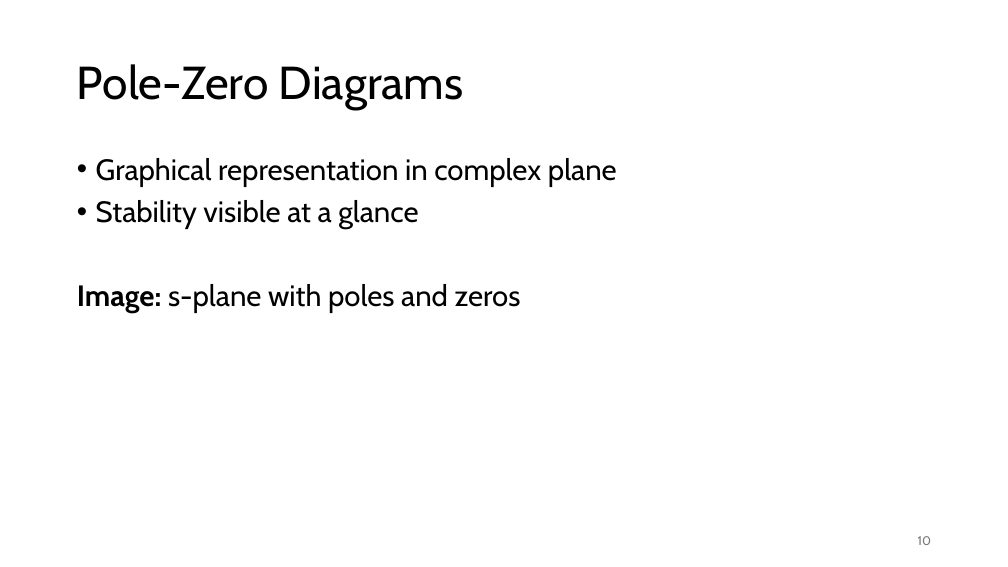
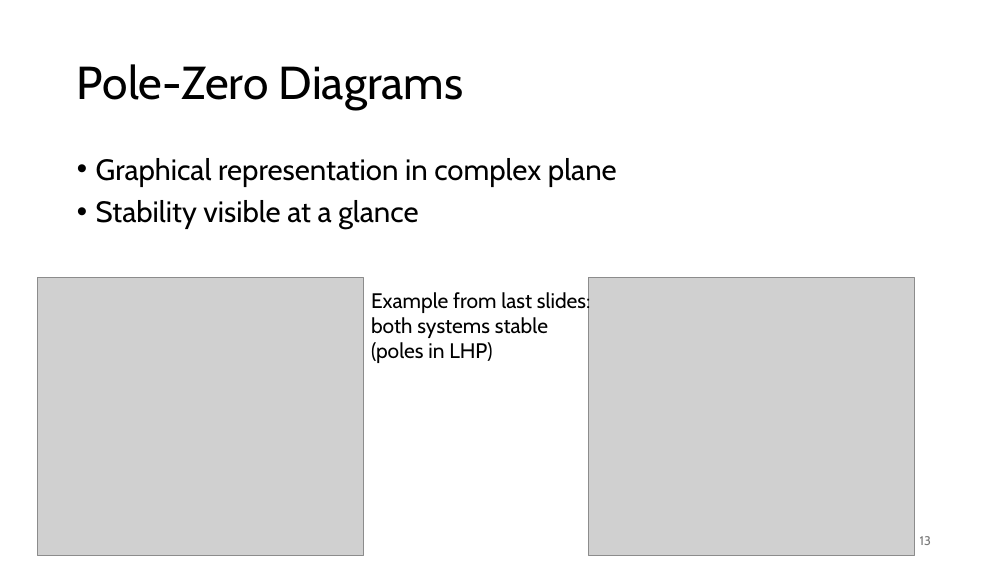
Before and after one commit to FelixWick/control_engineering, a slide deck: slide 13 of slides/4_stability.pptx (slide 10 before the commit). Drawn at 1008x567 pixels with LibreOffice and Linux fonts; fonts in the diff are those of the drawing; grey boxes stand for pictures. Boxes give left, top, right and bottom in pixels: in the first picture for what was removed or moved away, otherwise in the second. Text is boxed around its words. In the diff, an @@ line names an element or a change of style, - is before the commit and + after.

Commit message:
poles and zeros

```diff
--- a/slides/4_stability.pptx
+++ b/slides/4_stability.pptx
@@ picture added at bbox=[37, 278, 364, 556] @@
@@ text at bbox=[77, 284, 521, 314]: paragraph removed @@
-Image: s-plane with poles and zeros
@@ text added at bbox=[371, 290, 591, 363], 20 pt, text #000000 @@
+Example from last slides: both systems stable
+(poles in LHP)
@@ picture added at bbox=[588, 278, 915, 556] @@
@@ page number at bbox=[920, 536, 931, 545]: text changed @@
-10
+13
```
Also in this commit, not shown: 5 other slides changed, 4 slides added, 1 slide removed, 3 other files.
